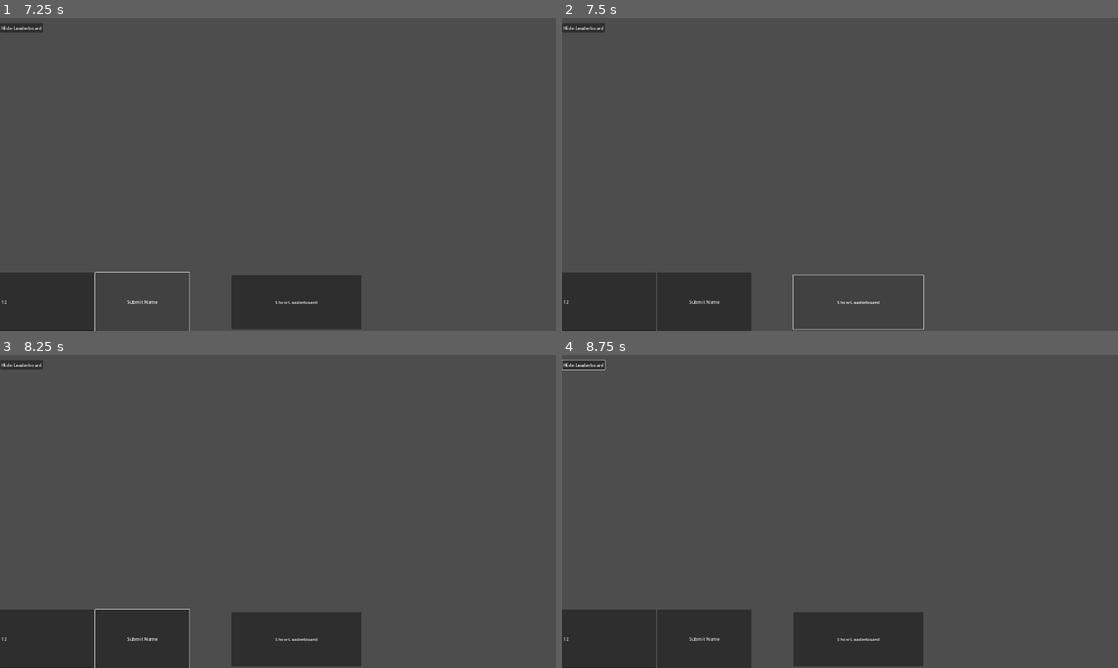
Above: before the commit, frames 1-4 (two rows, left to right).
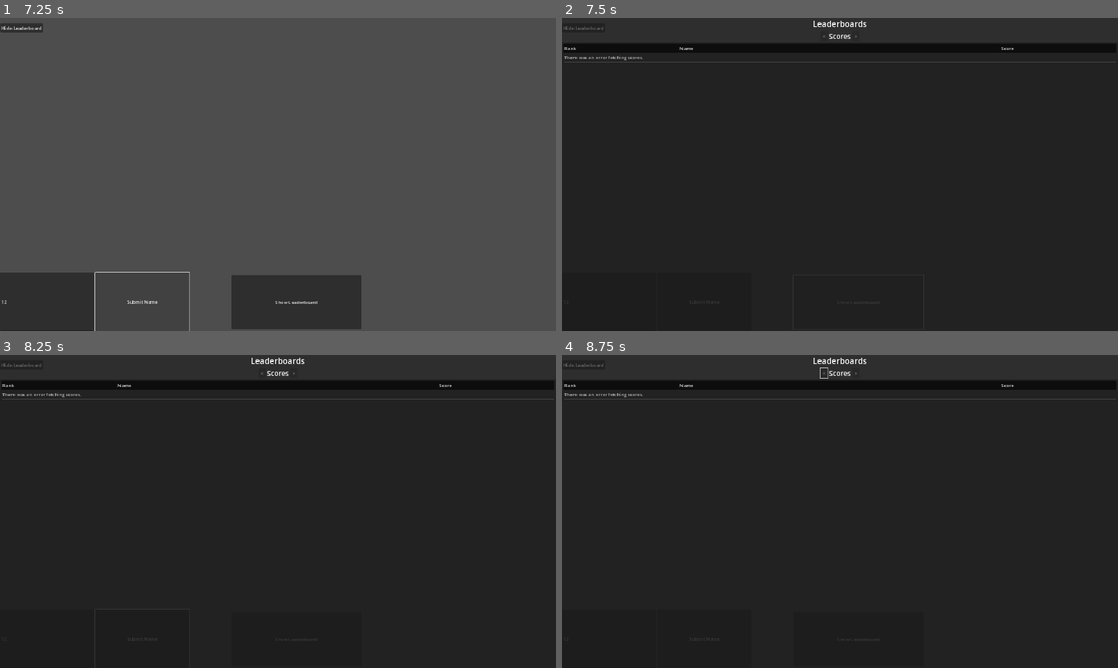
Above: after the commit, the same moments.

Repository: rawardi/MarchSosegamjamKaputt
Game: Godot game, scene res://Scenes/Start.tscn
Two runs of this game, one before a commit and one after it. Both use one fixed random seed, a clock stepped at 60 frames per second and the inputs below.
Inputs (mouse positions are in pixels of both pictures, inside the frame that each line leads up to):
- Up to frame 1 (7.25 s): click "Start" at 0.5 s; move the mouse to (400, 158) at 1.27 s; hold Right (ui_right) 1.28-2.78 s; click (400, 158) at 1.35 s; tap Up (ui_up) at 1.52, 2.27, 3.77, 4.52 s; move the mouse to (166, 190) at 2.02 s; right-click (166, 190) at 2.1 s; move the mouse to (333, 105) at 2.77 s; hold Left (ui_left) 2.78-3.53 s; tap Shift (use_card) at 2.85 s; move the mouse to (250, 237) at 3.52 s; hold Right (ui_right) 3.53-5 s; click (250, 237) at 3.6 s; move the mouse to (444, 221) at 4.27 s; right-click (444, 221) at 4.35 s; click (44, 302) at 5.02 s; type "12" at 5.1 s; click "Hide Leaderboard" at 5.75 s; click "Submit Name" at 6.5 s
- Up to frame 2 (7.5 s): click "Show Leaderboard" at 7.25 s
- Up to frame 3 (8.25 s): tap Enter at 8 s; move the mouse to (111, 464) at 8.02 s; hold Left (ui_left) from 8.03 s (still down); tap Shift (use_card) at 8.1 s
- Up to frame 4 (8.75 s): keep holding Left (ui_left); tap Up (ui_up) at 8.27 s

Frame 1 is identical in both runs. In frame 2, 93% of the frame differs, in the area x 0-100%, y 0-100%; in frame 3, 89%; in frame 4, 89%.
Error before the commit: Invalid access to property or key 'Hide' on a base object of type 'Control (LeaderboardUI)'. (res://Scenes/leaderboardtest.gd:26)
Error after the commit: Invalid operands 'String' and 'int' in operator '*'. (res://Scenes/leaderboardtest.gd:16)

Commit message:
custom cursor

Diff:
--- a/new-game-project/Scenes/leaderboardtest.gd
+++ b/new-game-project/Scenes/leaderboardtest.gd
@@ -4,23 +4,24 @@
 var playertime :float
 
 func _on_line_edit_text_submitted(new_text: String) -> void:
-	playername=new_text
-	Global.PlayerName=playername
+	playername = new_text
+	Global.PlayerName = playername
 	print(playername)
 
 
 
 func _on_button_pressed() -> void:
 	print(Global.speed_runtime)
-	await  Leaderboards.post_guest_score("marchsosegamejam2025-leaderboard-GU3d",Global.speed_runtime,playername)
+
+	await Leaderboards.post_guest_score("marchsosegamejam2025-leaderboard-GU3d",Global.speed_runtime*100,playername)
 	Global.speed_runtime=0
 	get_tree().reload_current_scene()
 
 
 func _on_show_pressed() -> void:
-	$LeaderboardUI.Show
+	$LeaderboardUI.show()
 
 
 
 func _on_hide_pressed() -> void:
-	$LeaderboardUI.Hide
+	$LeaderboardUI.hide()
--- a/new-game-project/Scripts/player.gd
+++ b/new-game-project/Scripts/player.gd
@@ -8,6 +8,11 @@
 @onready var right_card_animation = $AnimatedSprite2D4
 
 var explosiv_scene = preload("res://explosive.tscn")
+
+var red_cursor = preload("res://cursor_r.png")
+var yellow_cursor = preload("res://cursor_y.png")
+var blue_cursor = preload("res://cursor_b.png")
+var gray_cursor = preload("res://cursor_g.png")
 
 const JUMP_VELOCITY = -700.0
 var MAX_SPEED = 700.0
@@ -31,7 +36,7 @@
 var cardname_array = ["double", "walljump", "explosion"]
 var i = 0
 var current_cardtype = cardname_array[i]
-
+var cursor_array = [blue_cursor, yellow_cursor, red_cursor, gray_cursor]
 
 #movement management
 func _physics_process(delta):
@@ -174,6 +179,7 @@
 
 #cardmanagement
 func _process(delta: float) -> void:
+
 #switch selected card i
 	if Input.is_action_just_pressed("left_mouse_button"):
 		if i < cardtypes.size() - 1:
@@ -187,14 +193,6 @@
 		else:
 			i -= 1
 		current_cardtype = cardname_array[i]
-
-##displays selected card
-#	selected_card.text = current_cardtype
-#	if cardtypes[cardname_array[i]] != 0:
-#		selected_card.text = "[color=yellow]" + current_cardtype
-#	else:
-#		selected_card.text = "[color=gray]" + current_cardtype
-
 
 
 #animation manager
@@ -227,6 +225,11 @@
 	else:
 		left_card_animation.play(current_cardtype+"_inactive")
 
+	var t = i
+	if cardtypes[cardname_array[i]] <= 0:
+		t = 3
+	Input.set_custom_mouse_cursor(cursor_array[t])
+
 
 func store_card(type):
 #stores a new card and equips it's effect
Binary file added: new-game-project/cursor_b.png
Not shown, added: new-game-project/cursor_b.png.import
Binary file added: new-game-project/cursor_g.png
Not shown, added: new-game-project/cursor_g.png.import
Binary file added: new-game-project/cursor_r.png
Not shown, added: new-game-project/cursor_r.png.import
Binary file added: new-game-project/cursor_y.png
Not shown, added: new-game-project/cursor_y.png.import
